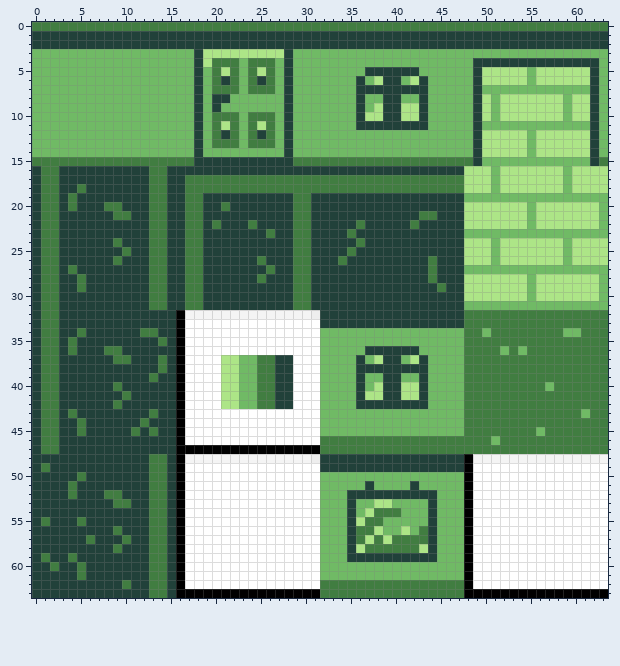
One commit to this pixel-art sprite: assets/textures/backgrounds/tilesetJess.png. Above is the file before it was changed.
The file is 64x64 pixels. Colours within 5 levels of each other are drawn and written as one.
The result:
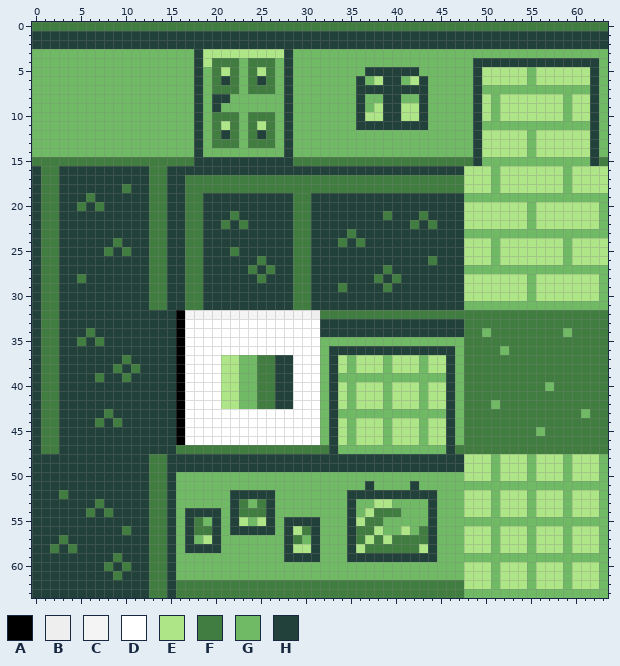
Palette (. is transparent): A #000000  B #eeeeee  C #f4f4f4  D #ffffff  E #ade587  F #417d41  G #70ba65  H #21413a
Message: Updated Tile Set. Includes different floors
From old to new:
Changed rows in their new state; - is an unchanged pixel.
first column x 1:
18 ----H----F-----------------------------------------------------
19 ---H-F---------------------------------------------------------
20 ---HF-FHH-----------H------------------------------------------
21 --------HH-----------F----------------F----H-------------------
22 -------------------HF-FH-----------H-------F-------------------
23 -------------------------H-------------------------------------
24 ---------------------------------F-----------------------------
25 -------F-------------F------------H----------------------------
26 --------H------------------------H-----------------------------
27 ---H-------------------F--------------F----H-------------------
28 -------------------------------------F-F---H-------------------
29 ----H----------------------------F----F-----H------------------
32 -------------------------------FFFFFFFFFFFFFFFF----------------
34 ----HF-----HH------------------HHHHHHHHHHHHHHHH------------F---
35 ---HF-F------H-------------------------------------------------
36 ---H---HH-----------------------HHHH------HHHH-------F---------
37 --------H----H------------------HE-EE-GEE-GEEH-----------------
38 --------F-F--H------------------HE-EEEGEEEGEEH-----------------
39 ------F--F--H-------------------H--G--GG--G--H-----------------
40 --------H-----------------------HE-EE-GE--GEEH-----------------
41 ---------H----------------------HE-E--GE--GEEH-----------------
42 --------H-----------------------HE-EEEGEEEGEEH----G------------
43 ---H---F----H-------------------H------------H-----------------
44 ----H-F-F--H--------------------HE-EEE-EEE-EEH-----------------
45 ----H-----H-H-------------------HE-EEE-EEE-EEH-----------------
46 -------------------------------GHEGEEEGEEEGEEHG---F------------
47 ---------------FFFFFFFFFFFFFFFF-HGGGGGGGGGGGGH-----------------
48 ---------------HHHHHHHHHHHHHHHH----------------EEEGEEEGEEEGEEEG
49 H--------------HHHHHHHHHHHHHHHH----------------EEEGEEEGEEEGEEEG
50 ----H----------GGGGGGGGGGGGGGGG----------------EEEGEEEGEEEGEEEG
51 ---H-----------GGGGGGGGGGGGGGGG----------------GGGGGGGGGGGGGGGG
52 --FH---HH------GGGGGGHHHHHGGGGG----------------EEEGEEEGEEEGEEEG
53 ------F-HH-----GGGGGGHFGFHGGGGG----------------EEEGEEEGEEEGEEEG
54 -----F-F-------GHHHHGHFFFHGGGGG----------------EEEGEEEGEEEGEEEG
55 H---H----------GHFGHGHEGEHGHHHH----------------GGGGGGGGGGGGGGGG
56 --------HF-----GHFFHGHHHHHGHEFH----------------EEEGEEEGEEEGEEEG
57 --F--H---H-----GHGEHGGGGGGGHFGH----------------EEEGEEEGEEEGEEEG
58 -F-F----H------GHHHHGGGGGGGHEEH----------------EEEGEEEGEEEGEEEG
59 H--H----F------GGGGGGGGGGGGHHHH----------------GGGGGGGGGGGGGGGG
60 -H--H--F-F-----GGGGGGGGGGGGGGGG----------------EEEGEEEGEEEGEEEG
61 ----H---F------GGGGGGGGGGGGGGGG----------------EEEGEEEGEEEGEEEG
62 ---------H-----FFFFFFFFFFFFFFFF----------------EEEGEEEGEEEGEEEG
63 ---------------FFFFFFFFFFFFFFFF----------------GGGGGGGGGGGGGGGG
Boxes around the changes in both pictures, in picture pixels (x1, y1, x2, y2):
changed: (41, 184, 608, 598)
